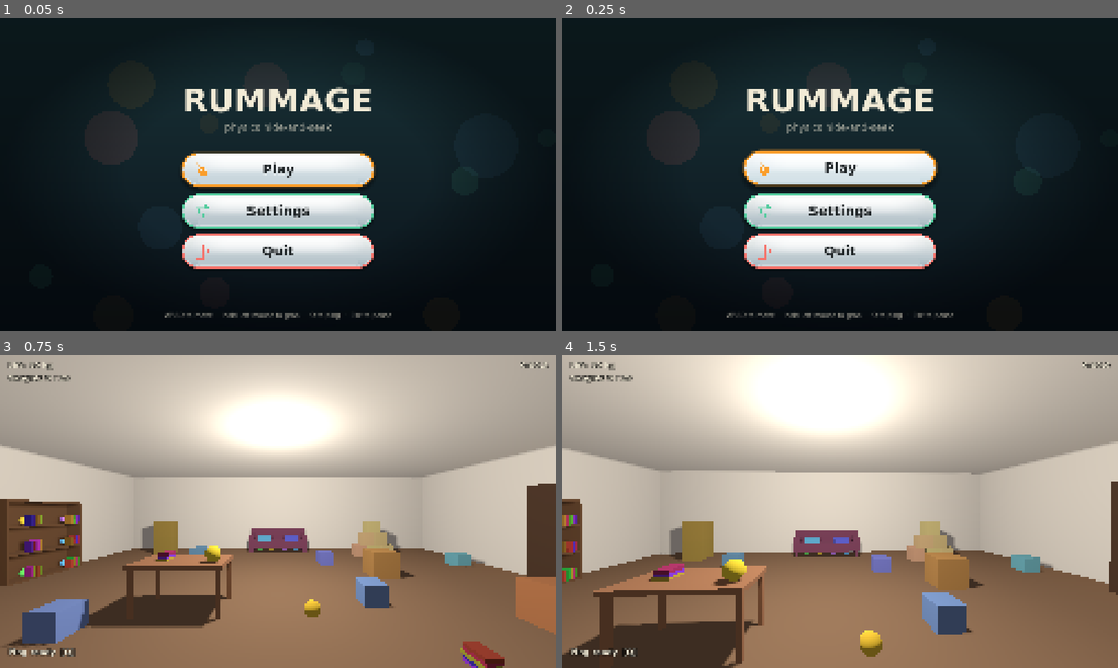
Above: before the commit, frames 1-4 (two rows, left to right).
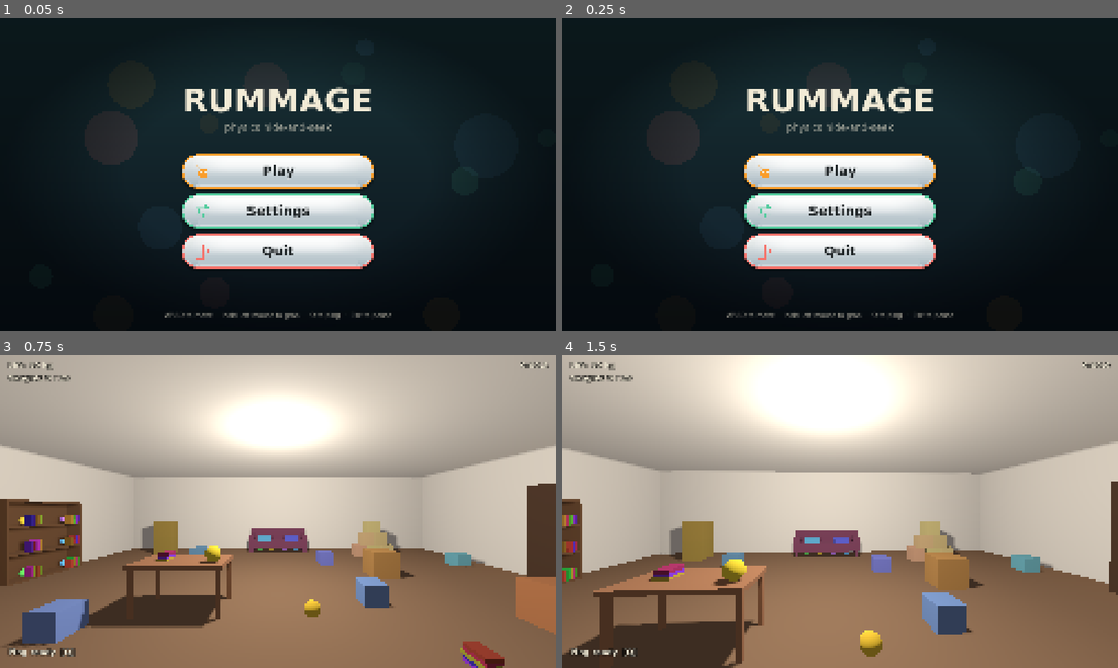
Above: after the commit, the same moments.

Repository: westo27/rummage
Game: Godot game, scene res://scenes/title.tscn
Same seed, same stepped clock (60 frames per second), same inputs: the game is played once before the commit and once after it.
Inputs (mouse positions are in pixels of both pictures, inside the frame that each line leads up to):
- Up to frame 1 (0.05 s): no input
- Up to frame 2 (0.25 s): no input
- Up to frame 3 (0.75 s): click (278, 508) at 0.5 s
- Up to frame 4 (1.5 s): tap Enter at 1.25 s; move the mouse to (867, 511) at 1.27 s; press the mouse at (867, 511) at 1.28 s; hold W (move_forward) from 1.28 s (still down)

The runs differ from the first frame. In frame 1, 1.2% of the frame differs, in the area x 32-68%, y 42-55%; in frame 2, 2.1%, in the area x 32-68%, y 41-55%; in frame 3, nothing differs; in frame 4, nothing differs.

Commit message:
Make menu buttons mouse-only
Panels no longer take keyboard focus, so nothing is pre-selected when a
menu opens and the arrow keys don't move a selection. Hover is the only
thing that raises a panel. Esc still backs out of menus.

Diff:
--- a/scripts/hud.gd
+++ b/scripts/hud.gd
@@ -170,7 +170,6 @@
 	# Hand the cursor back so the pills can be clicked. main.gd stops the
 	# player grabbing it again on the next click.
 	Input.mouse_mode = Input.MOUSE_MODE_VISIBLE
-	_play_again.grab_focus.call_deferred()
 
 
 ## 125.34 -> "2:05.3"
--- a/scripts/menu_panel.gd
+++ b/scripts/menu_panel.gd
@@ -7,9 +7,12 @@
 ## thing is drawn here in _draw, via UiStyle.draw_glossy_panel, which does the
 ## shadow, the lit body, the rim, the bevel and the gloss.
 ##
-## Pointing at it (or giving it keyboard focus) raises it; clicking pushes it
-## in. Both are animated by easing `_lift` and `_sink` toward their targets
-## every frame rather than with tweens, so interrupting one mid-animation
+## Mouse only: pointing at it raises it, clicking pushes it in. Panels never
+## take keyboard focus, so nothing is pre-selected when a menu opens and the
+## arrow keys don't move a selection around.
+##
+## Both are animated by easing `_lift` and `_sink` toward their targets every
+## frame rather than with tweens, so interrupting one mid-animation
 ## can't leave it half-finished. Those same values drive how strong the gloss
 ## and the shadow are, so the panel looks like it's tilting into the light
 ## rather than just sliding up and down.
@@ -38,12 +41,13 @@
 	_voice = AudioStreamPlayer.new()
 	add_child(_voice)
 	mouse_entered.connect(_play_hover)
-	focus_entered.connect(_play_hover)
 	pressed.connect(_play_select)
 
 
 func _ready() -> void:
-	focus_mode = Control.FOCUS_ALL
+	# FOCUS_NONE: the panel can't hold keyboard focus, so Godot's built-in
+	# arrow-key and Tab navigation between buttons never applies to it.
+	focus_mode = Control.FOCUS_NONE
 	if custom_minimum_size == Vector2.ZERO:  # not already set by the caller
 		custom_minimum_size = UiStyle.PANEL_SIZE_SMALL if compact else UiStyle.PANEL_SIZE
 
@@ -66,8 +70,7 @@
 
 func _process(delta: float) -> void:
 	# Ease each value a fixed fraction of the way to its target per second.
-	var raised: bool = is_hovered() or has_focus()
-	_lift = lerpf(_lift, 1.0 if raised else 0.0, clampf(delta * 14.0, 0.0, 1.0))
+	_lift = lerpf(_lift, 1.0 if is_hovered() else 0.0, clampf(delta * 14.0, 0.0, 1.0))
 	_sink = lerpf(_sink, 1.0 if button_pressed else 0.0, clampf(delta * 22.0, 0.0, 1.0))
 	queue_redraw()
 
--- a/scripts/pause_menu.gd
+++ b/scripts/pause_menu.gd
@@ -93,10 +93,6 @@
 	get_tree().paused = true
 	Input.mouse_mode = Input.MOUSE_MODE_VISIBLE
 	_set_hud_visible(false)
-	# Focus the first panel so the keyboard works straight away.
-	var first := _first_panel()
-	if first != null:
-		first.grab_focus.call_deferred()
 
 
 func close() -> void:
@@ -121,9 +117,6 @@
 func _on_settings_closed() -> void:
 	_settings = null
 	_panels.visible = true
-	var first := _first_panel()
-	if first != null:
-		first.grab_focus.call_deferred()
 
 
 func _on_restart() -> void:
@@ -137,17 +130,6 @@
 	get_tree().change_scene_to_file("res://scenes/title.tscn")
 
 
-## The topmost panel, whatever the panels are arranged in.
-func _first_panel(from: Node = null) -> MenuPanel:
-	for child in (from if from != null else _panels).get_children():
-		if child is MenuPanel:
-			return child as MenuPanel
-		var deeper: MenuPanel = _first_panel(child)
-		if deeper != null:
-			return deeper
-	return null
-
-
 ## Hides the crosshair and counters while paused, so the panels sit on a clean
 ## screen. The HUD puts itself in the "hud" group.
 func _set_hud_visible(shown: bool) -> void:
--- a/scripts/settings_menu.gd
+++ b/scripts/settings_menu.gd
@@ -4,15 +4,14 @@
 ##
 ## Built in code rather than as a .tscn, because it's a list of near-identical
 ## rows: a name, a minus panel, the current value, a plus panel. Steppers
-## instead of sliders so every control is the same big aim-and-click panel, and
-## so it works the same with a mouse, the keyboard or a pad.
+## instead of sliders so every control is the same big point-and-click panel
+## and nothing needs dragging.
 ##
 ## Changes apply immediately and are written to disk when the page closes.
 
 signal closed
 
 var _value_labels: Dictionary = {}
-var _first_panel: MenuPanel = null
 
 
 func _ready() -> void:
@@ -52,10 +51,6 @@
 	column.add_child(back_row)
 
 	_refresh()
-	# Give the first stepper keyboard focus, so arrow keys and Enter work
-	# without touching the mouse.
-	if _first_panel != null:
-		_first_panel.grab_focus.call_deferred()
 
 
 ## One setting: name on the left, then [-] value [+].
@@ -87,9 +82,6 @@
 	var up := MenuPanel.make_stepper("+")
 	up.pressed.connect(_adjust.bind(key, 1))
 	row.add_child(up)
-
-	if _first_panel == null:
-		_first_panel = down
 	return row
 
 
--- a/scripts/title_screen.gd
+++ b/scripts/title_screen.gd
@@ -94,7 +94,6 @@
 	_hint.offset_bottom = -40.0
 	add_child(_hint)
 
-	play.grab_focus.call_deferred()
 
 
 func _process(delta: float) -> void:
--- a/tests/check_menus.gd
+++ b/tests/check_menus.gd
@@ -27,7 +27,18 @@
 		labels.append(p.label_text)
 	_check("title screen shows Play, Settings and Quit", labels == ["Play", "Settings", "Quit"],
 		"%s" % [labels])
-	_check("the first panel has keyboard focus", panels[0].has_focus(), "")
+	var focusable: int = 0
+	for p in panels:
+		if p.focus_mode != Control.FOCUS_NONE:
+			focusable += 1
+	_check("no panel can take keyboard focus (mouse only)", focusable == 0,
+		"%d focusable" % focusable)
+	_check("nothing is pre-selected", title.get_viewport().gui_get_focus_owner() == null,
+		"%s" % title.get_viewport().gui_get_focus_owner())
+	_press("ui_down")
+	await _wait(0.1)
+	_check("arrow keys don't select a panel", title.get_viewport().gui_get_focus_owner() == null,
+		"%s" % title.get_viewport().gui_get_focus_owner())
 
 	# --- Settings page, opened from the title ---
 	panels[1].pressed.emit()
Not shown, changed: NOTES.md
